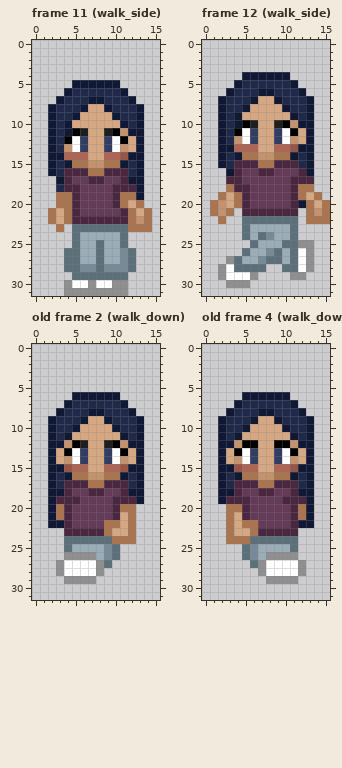
Pixel-art file, stored at art/player_demo.aseprite. Above, as it was before the edit.
16x32 pixels, 12 frames. Shown: frame 11 (walk_side), frame 12 (walk_side), old frame 2 (walk_down), old frame 4 (walk_down). The commit also changed other frames, which this record leaves out.
New version:
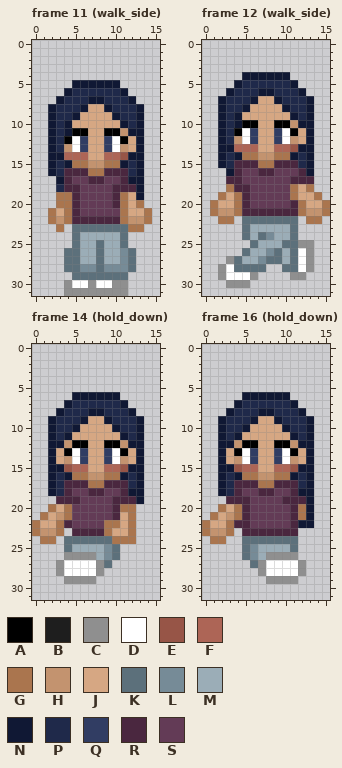
Palette (. is transparent): A #000000  B #1e1e1e  C #8f8f8f  D #ffffff  E #975547  F #ad6556  G #aa754e  H #c3936f  J #d6a783  K #5c707b  L #768b97  M #9badb7  N #101834  P #1f294a  Q #313d63  R #4a273f  S #633b56
A new or re-ordered frame is compared with the old frame closest to it.
Edits made:
frames 12 -> 24
layer "body" added
layer "Layer 1" removed
Frame 11 (walk_side):
y 11: x 6 B -> A; x 9 B -> A
y 19: x 12 G -> J
y 21: x 11..12 RG -> GJ
y 22: x 3 J -> H; x 11..12 RG -> GH
y 23: x 14 G -> .
Frame 12 (walk_side):
y 10: x 6 B -> A; x 9 B -> A
y 18..19: x 11..12 RG -> GJ
y 20: x 2 H -> J; x 12..13 NG -> GJ
y 21: x 3..4 G. -> HG; x 12..13 .G -> GH
y 22: x 3 . -> G; x 15 G -> .
Frame 14 (hold_down) is new; against old frame 2 (walk_down):
y 12: x 6 B -> A; x 9 B -> A
y 18: x 3 N -> P
y 19: x 2 N -> .
y 20: x 2..4 NGR -> GJG
y 21: x 1..4 .NGR -> GJHG
y 22: x 0..3 ..NN -> GJJG
y 23: x 0..4 ....R -> GHHG.
y 24: x 1..2 .. -> GG
Frame 16 (hold_down) is new; against old frame 4 (walk_down):
y 18: x 3 N -> P
y 19: x 2 N -> .
y 20: x 2..3 .G -> GJ
y 21: x 1..4 ..GJ -> GJHG
y 22: x 0..2 ... -> GJJ; x 4..6 JGG -> RRS
y 23: x 0..2 ... -> GHH; x 4..6 JJG -> .RR
y 24: x 1..5 ..GGG -> GG..K
